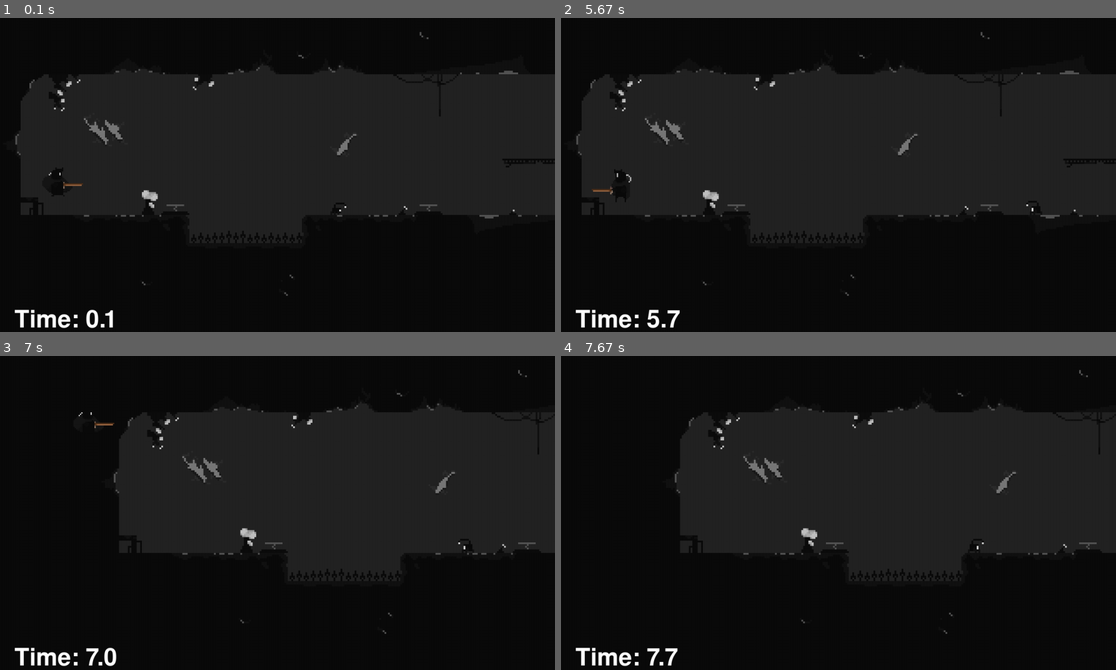
Above: before the commit, frames 1-4 (two rows, left to right).
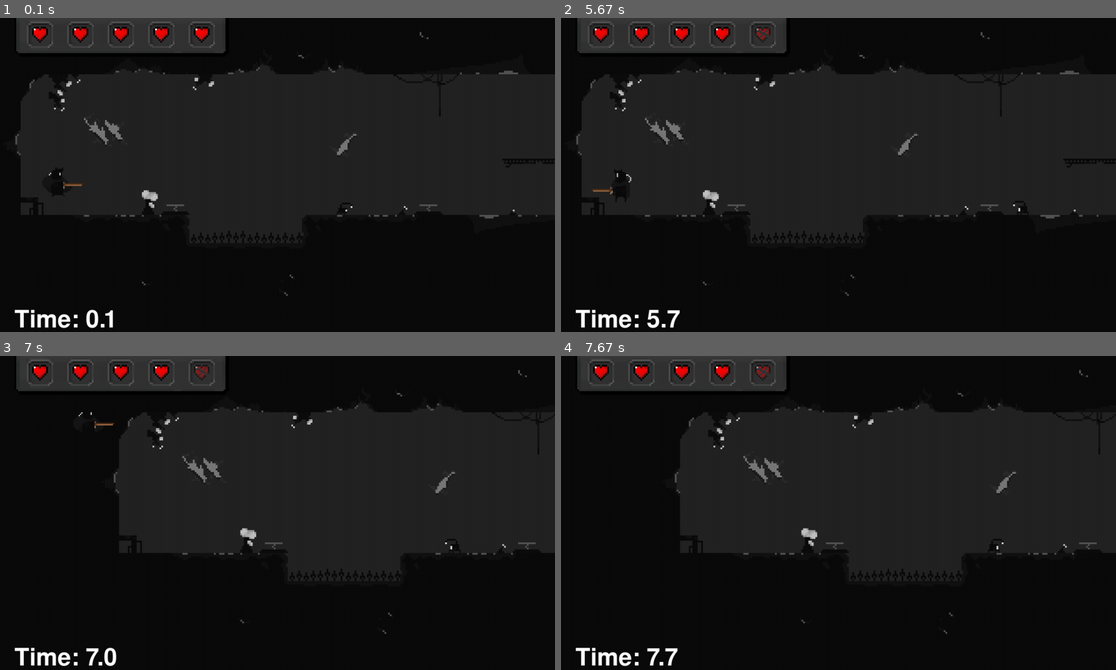
Above: after the commit, the same moments.

Repository: James-Cocker/Pygame-Platformer
Game: pygame game, started from Python_Platformer.py
Same seed, same stepped clock (60 frames per second), same inputs: the game is played once before the commit and once after it.
Inputs:
- Up to frame 1 (0.1 s): no input
- Up to frame 2 (5.67 s): hold Space 0.33-0.87 s; hold Left 0.33-0.87 s; hold Left 0.9-1.43 s; hold Left 1.47-1.87 s; tap Space at 1.53, 1.83, 1.97, 2.27, 2.63, 2.93, 3.13, 3.43, 3.63, 3.93, 4.13, 4.43, 5.53 s; hold Right 1.9-2.53 s; hold Left 2.57-3.03 s; hold Right 3.07-3.53 s; hold Right 3.57-4.03 s; hold Left 4.07-4.6 s
- Up to frame 3 (7 s): tap Space at 5.83, 6.2, 6.5, 6.7 s; hold Left 6.13-6.6 s; hold Right from 6.63 s (still down)
- Up to frame 4 (7.67 s): tap Space at 7 s; release Right at 7.1 s; hold Left from 7.63 s (still down)

The runs differ from the first frame. In frame 1, 4.0% of the frame differs, in the area x 2-64%, y 0-63%; in frame 2, 4.0%, in the area x 2-87%, y 0-63%; in frame 3, 4.0%; in frame 4, 4.0%.

Commit message:
Health Bar and Sound Effects

Diff:
--- a/Blocks_And_Objects.py
+++ b/Blocks_And_Objects.py
@@ -101,7 +101,7 @@
 class BlindingSpider(Enemy):
     def __init__(self, SpawnPoint, TileSize):
         Speed = 3
-        Size = (36,32)
+        Size = (80,32)
         AnimationsPath = 'SpriteSheets/Enemies/Blinding Spider/'
         super().__init__(AnimationsPath, Speed, SpawnPoint, Size, TileSize)
 
--- a/Levels.py
+++ b/Levels.py
@@ -2,6 +2,7 @@
 from Blocks_And_Objects import *
 from player import Player
 from Menu import *
+from Sounds import *
 from background import Background
 
 # Set constants
@@ -12,12 +13,16 @@
 # Creating the call that will be used for each level
 class Level:
     # Creating an initialisation routine
-    def __init__(self, level_data, surface, CurrentLevelNum, ProgrammerMode, InGameMenu, ToDisableTimer):
+    def __init__(self, level_data, surface, CurrentLevelNum, ProgrammerMode, InGameMenu, ToDisableTimer, PlayerLives):
         # Set attributes
         self.TimerFont = pygame.font.SysFont("8-Bit-Madness", 80)
         self.display_surface = surface
         self.CurrentLevelNum = CurrentLevelNum
         self.ProgrammerMode = ProgrammerMode
+
+        # Health bar
+        self.HealthBarImg = pygame.image.load('MenuItems/Health Bar/' + str(PlayerLives) + '.png').convert_alpha()
+        self.PlayerLives = PlayerLives
 
         # Setup Level
         self.setup_level(level_data)
@@ -197,9 +202,6 @@
                             Enemy.rect.left = sprite.rect.right
                         Enemy.FacingRight = not Enemy.FacingRight           # Use not operator to invert boolean
 
-
-
-
         # Resetting 'on left' and 'on right' attributes when player stops or moves in opposite direction
         if player.OnLeft and (player.rect.left < self.CurrentX or player.Direction.x >= 0):
             player.OnLeft = False
@@ -210,6 +212,11 @@
         # Apply vertical movement
         player.ApplyGravity()
 
+        # Kill player if too far down in level
+        if player.rect.y > 1000:
+            player.PlayerDeath()
+
+
         # Apply enemies horizontal movement
         for Enemy in self.enemies:
             Enemy.rect.y += Enemy.Gravity
@@ -228,10 +235,12 @@
                 if sprite.type == 'Damaging' or sprite.type == 'Enemy':
                     player.PlayerDeath()
                     if sprite.type == 'Enemy':
+                        if sprite.Status != 'Attack': BlindingSpiderAttackSound()           # As to only play the sound once
                         sprite.Status = 'Attack'
 
                 # Bounce player if they hit a spring
                 if sprite.type == 'Spring':
+                    PlaySpringSound()
                     sprite.Status = 'Bounce'
                     player.IsJumping = True
                     player.OnGround = False
@@ -302,6 +311,14 @@
         else:
             player.IsFalling = False
 
+    def ChangePlayerLives(self, Amount):
+        if self.PlayerLives > 0 and Amount == -1:
+            self.PlayerLives -= 1
+            PlayerDamagedSound()
+        elif self.PlayerLives < 5 and Amount == 1:
+            self.PlayerLives += 1
+        self.HealthBarImg = pygame.image.load('MenuItems/Health Bar/' + str(self.PlayerLives) + '.png').convert_alpha()
+
     def CheckResetLevel(self, player):
         # Check for the player to have died, and finished their death animation before resetting level and player
         if player.Status == 'Death' and (int(player.FrameIndex) == len(player.Animation) - 1):
@@ -319,6 +336,7 @@
 
             # Reset Player if they havent hit a respawn point
             if self.RespawnReached == 0:
+                self.ChangePlayerLives(-1)
                 player.Direction.y = 0
                 player.FrameIndex = 0
                 player.rect = player.image.get_rect(topleft = player.RespawnPoint)
@@ -333,6 +351,7 @@
 
                     # Reset Player
                     if RespawnPointNum.Status == 'Startup' and (int(RespawnPointNum.FrameIndex) == len(RespawnPointNum.Animation) - 2):
+                        self.ChangePlayerLives(-1)
                         RespawnPointNum.Status = 'Idle'
                         player.Direction.y = 0
                         player.FrameIndex = 0
@@ -429,6 +448,9 @@
         self.UpdateTimer(self.ToDisableTimer)
 
 
+        # Display health bar
+        self.display_surface.blit(self.HealthBarImg, (50, 0))   #(ScreenWidth - 500, ScreenHeight - 120)
+
         # Display golden gear if collected
         if self.CollectedGoldenGear:
-            self.display_surface.blit(self.GoldenGearImg, (ScreenWidth - 100, ScreenHeight - 100))
+            self.display_surface.blit(self.GoldenGearImg, (ScreenWidth - 50, ScreenHeight - 50))
--- a/Menu.py
+++ b/Menu.py
@@ -102,11 +102,13 @@
                     # Turn music down by 0.1
                     Volume -= 0.1
                     RecordedVolume = Volume
+                    VolumeClickSound()
 
                 elif self.Name == 'ArrowUp' and Volume <= 0.9 and Volume != -1:
                     # Turn music up by 0.1
                     Volume += 0.1
                     RecordedVolume = Volume
+                    VolumeClickSound()
 
                 elif self.Name == 'Volume':
                     # Mute music
@@ -144,7 +146,6 @@
                 # Check if volume has been set to off
                 if Volume == -1:
                     mixer.music.set_volume(0)
-                    mixer.music.Channel(1).set_volume(0)
                 # Otherwise set volume to new volume
                 else:
                     mixer.music.set_volume(Volume)
--- a/Python_Platformer.py
+++ b/Python_Platformer.py
@@ -43,19 +43,21 @@
 mixer.music.set_volume(0.2)
 mixer.music.play()
 
+# Set player lives - This is not done in 'player' or 'Levels' as the player should retain their number of lives through the entire playthrough (they are never reset back to 5)
+PlayerLives = 5
+
 # Routine to load and return the next level automatically after the prvious has been completed
-def MoveToNextLevel(CurrentLevelNum, TempToDisableTimer):
+def MoveToNextLevel(CurrentLevelNum, TempToDisableTimer, PlayerLives):
     CurrentLevelNum += 1
     CSVPath = 'Levels/Level ' + str(CurrentLevelNum) + '/Level ' + str(CurrentLevelNum) + '.csv'
-    return Level(ImportCSV(CSVPath), screen, CurrentLevelNum, ProgrammerMode, InGameMenu, TempToDisableTimer), CurrentLevelNum
+    return Level(ImportCSV(CSVPath), screen, CurrentLevelNum, ProgrammerMode, InGameMenu, TempToDisableTimer, PlayerLives), CurrentLevelNum
 
 # Create Menu (only needs to be created once each time the program is loaded - a new menu is not needed for each level)
 InGameMenu = CreateInGameMenu((300,100), screen)
 
 # Giving the main file acess to the class Level
 ProgrammerMode = False          # Set to true if you would like to see world as the basic rectangles the computer sees
-CurrentLevel = Level(ImportCSV('Levels/Level 0/Level 0.csv'), screen, CurrentLevelNum, ProgrammerMode, InGameMenu, False)
-
+CurrentLevel = Level(ImportCSV('Levels/Level 0/Level 0.csv'), screen, CurrentLevelNum, ProgrammerMode, InGameMenu, False, PlayerLives)
 
 # In-game infinite loop
 while True:
@@ -78,7 +80,8 @@
         CurrentLevel.run()
     else:
         TempToDisableTimer = CurrentLevel.ToDisableTimer
-        CurrentLevel, CurrentLevelNum = MoveToNextLevel(CurrentLevelNum, TempToDisableTimer)
+        PlayerLives = CurrentLevel.PlayerLives
+        CurrentLevel, CurrentLevelNum = MoveToNextLevel(CurrentLevelNum, TempToDisableTimer, PlayerLives)
 
     # Update the screen and keep the frame rate at 60
     pygame.display.update()
--- a/Sounds.py
+++ b/Sounds.py
@@ -6,4 +6,21 @@
 
 def PlayGoldenGearCollection():
     pygame.mixer.Channel(1).play(pygame.mixer.Sound('Sounds/Golden Gear.wav'))
-    # pygame.mixer.Channel(0).play(pygame.mixer.Sound('Sounds/Golden Gear.mp3'))
+
+def PlayerDamagedSound():
+    pygame.mixer.Channel(2).play(pygame.mixer.Sound('Sounds/Damaged.wav'))
+
+def VolumeClickSound():
+    pygame.mixer.Channel(3).play(pygame.mixer.Sound('Sounds/VolClick.wav'))
+
+def PlayerJumpSound():
+    pygame.mixer.Channel(4).play(pygame.mixer.Sound('Sounds/Jump.wav'))
+
+def BlindingSpiderAttackSound():
+    pygame.mixer.Channel(5).play(pygame.mixer.Sound('Sounds/Blinding Spider Attack.wav'))
+
+def PlaySpringSound():
+    pygame.mixer.Channel(6).play(pygame.mixer.Sound('Sounds/Spring.wav'))
+
+# def PlayGoldenGearCollection():
+#     pygame.mixer.Channel(7).play(pygame.mixer.Sound('Sounds/Golden Gear.wav'))
--- a/player.py
+++ b/player.py
@@ -1,5 +1,6 @@
 import pygame
 from Support import ImportFolder
+from Sounds import *
 
 
 class Player(pygame.sprite.Sprite):
@@ -95,6 +96,7 @@
 
         # Test if player is jumping
         if Key[pygame.K_SPACE] and self.IsJumping == False and self.IsFalling == False:
+            PlayerJumpSound()
             self.IsJumping = True
             self.Jump(self.JumpSpeed)
 
@@ -121,10 +123,6 @@
         self.Direction.y += self.Gravity
         self.rect.y += self.Direction.y
 
-        # Kill player if too far down in level
-        if self.rect.y > 1000:
-            self.PlayerDeath()
-
     def PlayerDeath(self):
         # Set player death
         self.Direction.x = 0
Binary file added: MenuItems/Health Bar Backup Copy/0.png
Binary file added: MenuItems/Health Bar Backup Copy/1.png
Binary file added: MenuItems/Health Bar Backup Copy/2.png
Binary file added: MenuItems/Health Bar Backup Copy/3.png
Binary file added: MenuItems/Health Bar Backup Copy/4.png
Binary file added: MenuItems/Health Bar Backup Copy/5.png
Binary file added: MenuItems/Health Bar/0.png
Binary file added: MenuItems/Health Bar/1.png
Binary file added: MenuItems/Health Bar/2.png
Binary file added: MenuItems/Health Bar/3.png
Binary file added: MenuItems/Health Bar/4.png
Binary file added: MenuItems/Health Bar/5.png
(and 30 more such lines)
